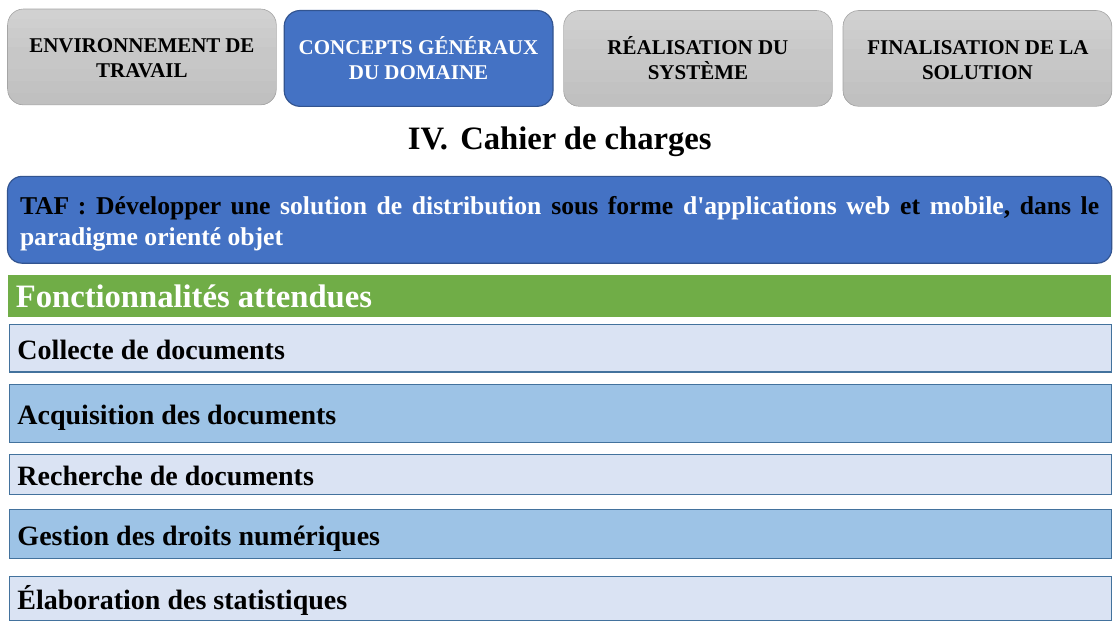
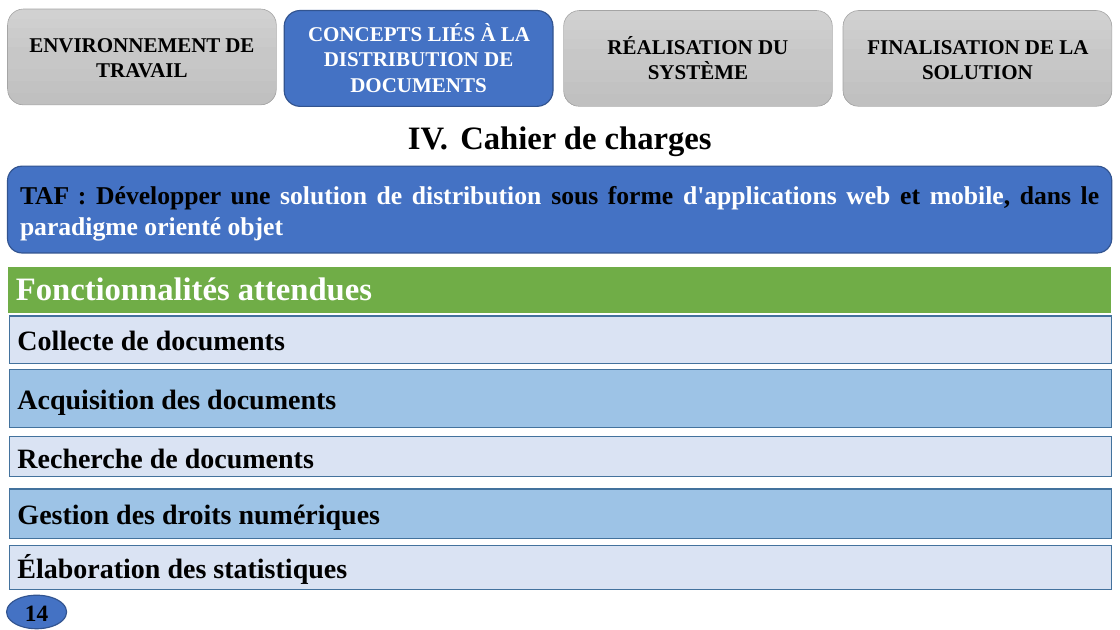
Before and after one commit to melaken/distdocs, a slide deck: slide 14 of Documents/theme/diapo.pptx (slide 13 before the commit). Drawn at 1120x630 pixels with LibreOffice and Linux fonts; fonts in the diff are those of the drawing. Boxes give left, top, right and bottom in pixels: in the first picture for what was removed or moved away, otherwise in the second. Text is boxed around its words. In the diff, an @@ line names an element or a change of style, - is before the commit and + after.

```diff
--- a/Documents/theme/diapo.pptx
+++ b/Documents/theme/diapo.pptx
@@ text in rounded rectangle at [308,25,530,92]: text changed @@
-CONCEPTS GÉNÉRAUX DU DOMAINE
+CONCEPTS LIÉS À LA DISTRIBUTION DE DOCUMENTS
@@ 1 table, 1 rectangle, 1 rounded rectangle: place and size @@
-1 table, 1 rectangle, 1 rounded rectangle at [8,176,1112,617]
+1 table, 1 rectangle, 1 rounded rectangle at [8,166,1112,609]
@@ rectangle "Acquisition des documents": place and size @@
-rectangle "Acquisition des documents" at [9,384,1112,442]
+rectangle "Acquisition des documents" at [9,370,1112,428]
@@ rectangle "Recherche de documents": place and size @@
-rectangle "Recherche de documents" at [9,455,1112,495]
+rectangle "Recherche de documents" at [9,437,1112,477]
@@ rectangle "Gestion des droits numériques": place and size @@
-rectangle "Gestion des droits numériques" at [9,509,1112,559]
+rectangle "Gestion des droits numériques" at [9,489,1112,539]
@@ rectangle "Élaboration des statistiques": place and size @@
-rectangle "Élaboration des statistiques" at [9,576,1112,620]
+rectangle "Élaboration des statistiques" at [9,546,1112,590]
@@ page number added at [7,596,67,629], fill #4472C4, outline #325491 1 pt, 20 pt, text #000000, bold @@
+14
```
Also in this commit, not shown: 28 other slides changed, 2 slides added, 26 other files.
